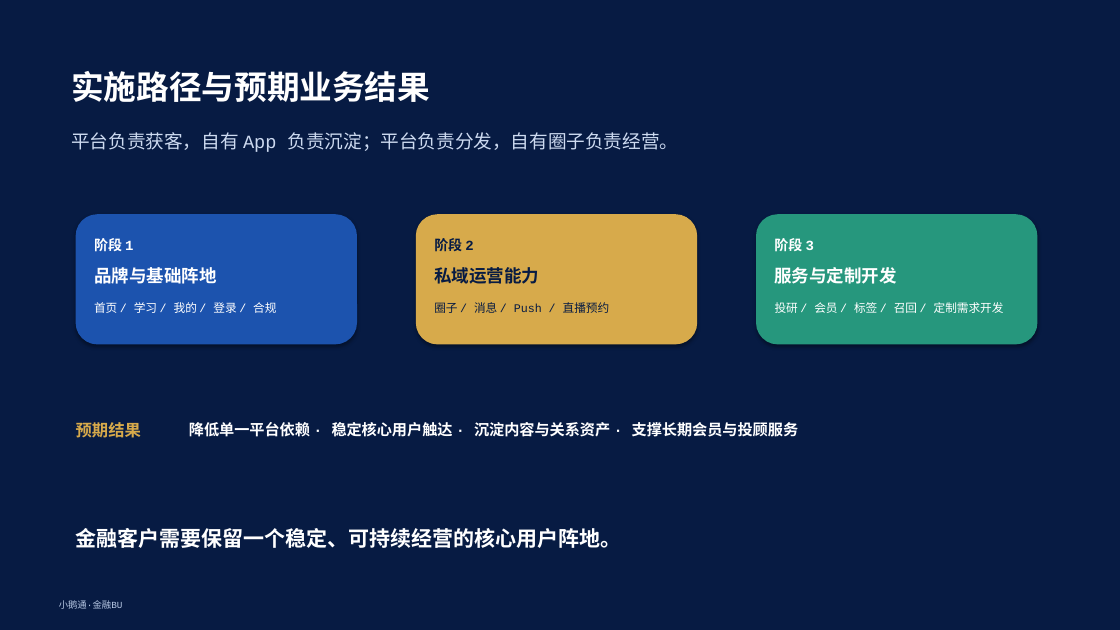
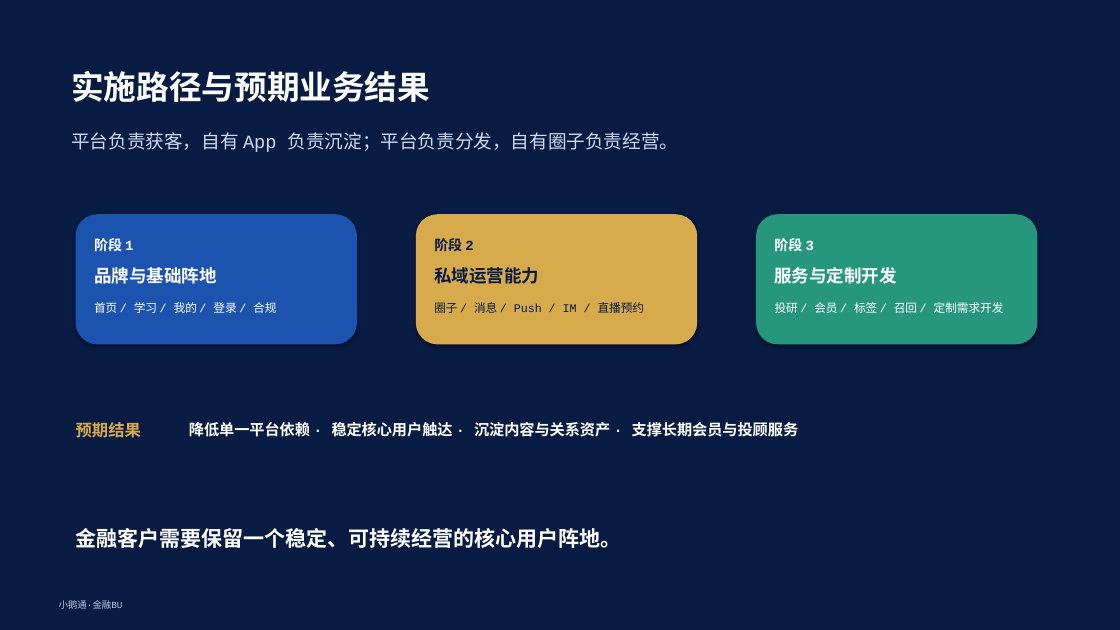
Before and after one commit to baijinhui3444/Custom-Fin-App, a slide deck: slide 17 of 金融客户定制App产品方案-演示版.pptx (slide 16 before the commit). Drawn at 1120x630 pixels with LibreOffice and Linux fonts; fonts in the diff are those of the drawing. Boxes give left, top, right and bottom in pixels: in the first picture for what was removed or moved away, otherwise in the second. Text is boxed around its words. In the diff, an @@ line names an element or a change of style, - is before the commit and + after.

```diff
--- a/金融客户定制App产品方案-演示版.pptx
+++ b/金融客户定制App产品方案-演示版.pptx
@@ text at [434,302,645,313]: text changed @@
-圈子 / 消息 / Push / 直播预约
+圈子 / 消息 / Push / IM / 直播预约
```
Also in this commit, not shown: 7 other slides changed, 1 slide added, 4 other files.
